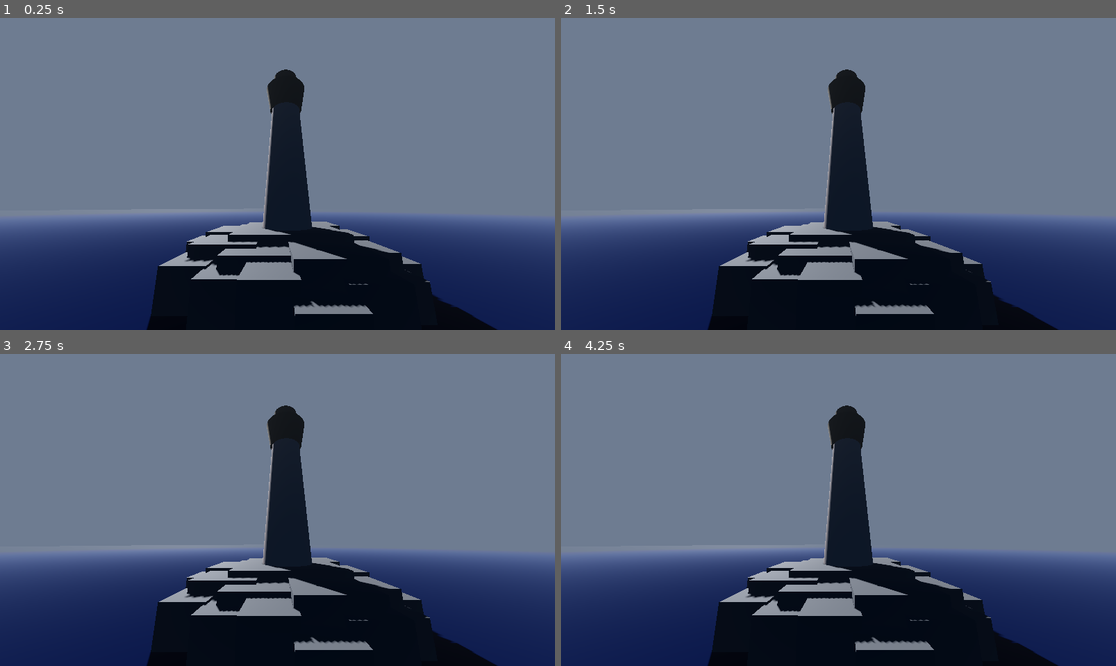
Above: before the commit, frames 1-4 (two rows, left to right).
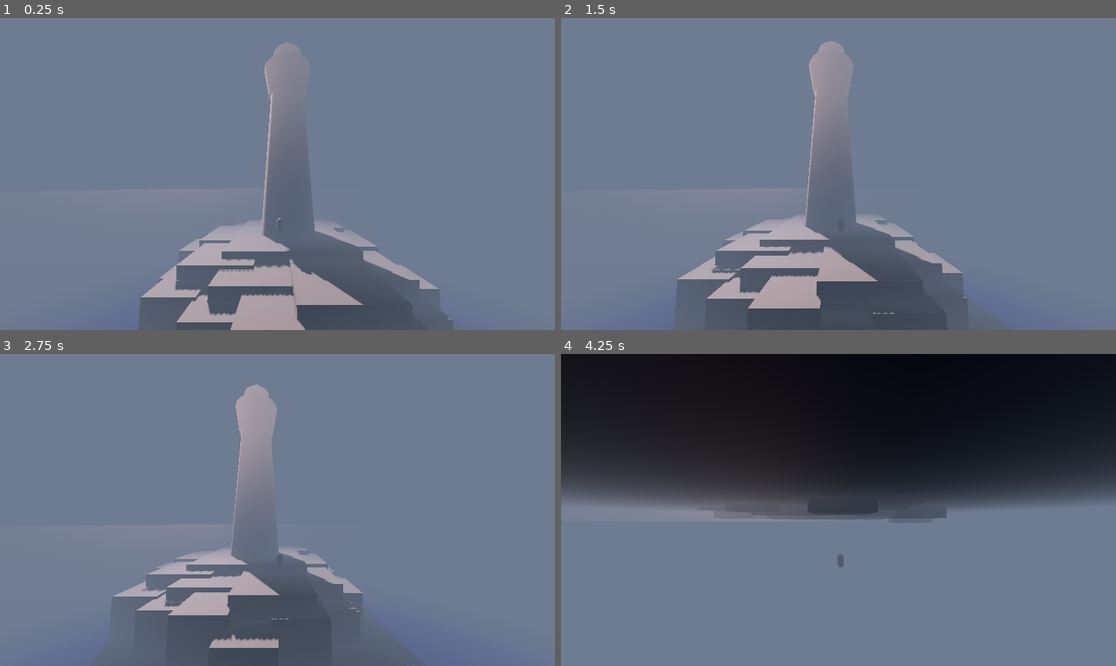
Above: after the commit, the same moments.

Repository: Dissunity/EchoesInTheFog
Game: Godot game, scene res://world.tscn
Same seed, same stepped clock (60 frames per second), same inputs: the game is played once before the commit and once after it.
Inputs:
- Up to frame 1 (0.25 s): no input
- Up to frame 2 (1.5 s): tap Enter (ui_accept) at 0.5, 0.6, 0.77, 1.07, 1.35 s; hold Right (ui_right) 0.53-1.28 s; hold Down (ui_down) from 1.28 s (still down)
- Up to frame 3 (2.75 s): tap Enter (ui_accept) at 1.52, 1.82, 2.1 s; release Down (ui_down) at 2.03 s; hold Right (ui_right) from 2.03 s (still down)
- Up to frame 4 (4.25 s): release Right (ui_right) at 2.78 s; hold Up (ui_up) 2.78-3.53 s; tap Enter (ui_accept) at 2.85, 3.02, 3.32, 3.6, 3.77, 4.07 s; hold Left (ui_left) from 3.53 s (still down)

The runs differ from the first frame. In frame 1, 39% of the frame differs, in the area x 0-100%, y 7-100%; in frame 2, 40%; in frame 3, 40%; in frame 4, 84%, in the area x 0-100%, y 0-100%.

Commit message:
player character, cheap fog

Diff:
--- /dev/null
+++ b/player.gd
@@ -0,0 +1,28 @@
+extends CharacterBody3D
+
+
+const SPEED = 5.0
+const JUMP_VELOCITY = 4.5
+
+
+func _physics_process(delta: float) -> void:
+	# Add the gravity.
+	if not is_on_floor():
+		velocity += get_gravity() * delta
+
+	# Handle jump.
+	if Input.is_action_just_pressed("ui_accept") and is_on_floor():
+		velocity.y = JUMP_VELOCITY
+
+	# Get the input direction and handle the movement/deceleration.
+	# As good practice, you should replace UI actions with custom gameplay actions.
+	var input_dir := Input.get_vector("ui_left", "ui_right", "ui_up", "ui_down")
+	var direction := (transform.basis * Vector3(input_dir.x, 0, input_dir.y)).normalized()
+	if direction:
+		velocity.x = direction.x * SPEED
+		velocity.z = direction.z * SPEED
+	else:
+		velocity.x = move_toward(velocity.x, 0, SPEED)
+		velocity.z = move_toward(velocity.z, 0, SPEED)
+
+	move_and_slide()
--- a/world.tscn
+++ b/world.tscn
@@ -1,7 +1,75 @@
 [gd_scene format=3 uid="uid://c4frtv7b1qxyc"]
 
+[ext_resource type="Script" uid="uid://cgmruux5twss5" path="res://player.gd" id="1_f3sb7"]
+
+[sub_resource type="CylinderMesh" id="CylinderMesh_gv5m4"]
+top_radius = 1000.0
+bottom_radius = 1000.0
+height = 0.1
+
+[sub_resource type="StandardMaterial3D" id="StandardMaterial3D_f3sb7"]
+shading_mode = 2
+albedo_color = Color(0.0736, 0.12288002, 0.32, 1)
+metallic_specular = 0.0
+
+[sub_resource type="BoxMesh" id="BoxMesh_fj7yv"]
+size = Vector3(20, 10, 20)
+
+[sub_resource type="BoxShape3D" id="BoxShape3D_gv5m4"]
+size = Vector3(20, 10, 20)
+
+[sub_resource type="BoxMesh" id="BoxMesh_tlwt5"]
+size = Vector3(10, 8, 10)
+
+[sub_resource type="BoxMesh" id="BoxMesh_gv5m4"]
+size = Vector3(6, 6, 6)
+
+[sub_resource type="CylinderMesh" id="CylinderMesh_f3sb7"]
+flip_faces = true
+top_radius = 3.0
+bottom_radius = 5.0
+height = 30.0
+
+[sub_resource type="StandardMaterial3D" id="StandardMaterial3D_gv5m4"]
+albedo_color = Color(1, 0.89516664, 0.83, 1)
+
+[sub_resource type="CylinderMesh" id="CylinderMesh_fj7yv"]
+material = SubResource("StandardMaterial3D_gv5m4")
+top_radius = 3.5
+bottom_radius = 5.5
+height = 30.0
+
+[sub_resource type="StandardMaterial3D" id="StandardMaterial3D_fj7yv"]
+albedo_color = Color(0.54, 0.44550005, 0.31320003, 1)
+
+[sub_resource type="CylinderMesh" id="CylinderMesh_tlwt5"]
+material = SubResource("StandardMaterial3D_fj7yv")
+top_radius = 5.0
+bottom_radius = 4.0
+height = 6.0
+
+[sub_resource type="StandardMaterial3D" id="StandardMaterial3D_tlwt5"]
+albedo_color = Color(0.54, 0.44550005, 0.31320003, 1)
+
+[sub_resource type="CylinderMesh" id="CylinderMesh_aqk2v"]
+material = SubResource("StandardMaterial3D_tlwt5")
+top_radius = 3.0
+bottom_radius = 3.0
+height = 4.0
+
+[sub_resource type="StandardMaterial3D" id="StandardMaterial3D_aqk2v"]
+albedo_color = Color(0.49, 0.49, 0.49, 1)
+
+[sub_resource type="CylinderMesh" id="CylinderMesh_036b0"]
+material = SubResource("StandardMaterial3D_aqk2v")
+height = 3.0
+
+[sub_resource type="CapsuleShape3D" id="CapsuleShape3D_gv5m4"]
+
+[sub_resource type="CapsuleMesh" id="CapsuleMesh_f3sb7"]
+
 [sub_resource type="Environment" id="Environment_gv5m4"]
-background_mode = 1
+background_color = Color(0.38507113, 0.38507116, 0.38507113, 1)
 ambient_light_source = 2
 ambient_light_color = Color(0.028900003, 0.08533998, 0.17, 1)
 fog_enabled = true
@@ -10,76 +78,14 @@
 fog_sun_scatter = 0.11
 fog_density = 1.0
 fog_depth_begin = 0.0
-fog_depth_end = 500.0
-
-[sub_resource type="CylinderMesh" id="CylinderMesh_gv5m4"]
-top_radius = 1000.0
-bottom_radius = 1000.0
-height = 0.1
-
-[sub_resource type="StandardMaterial3D" id="StandardMaterial3D_f3sb7"]
-shading_mode = 2
-albedo_color = Color(0.0736, 0.12288002, 0.32, 1)
-metallic_specular = 0.0
-
-[sub_resource type="BoxMesh" id="BoxMesh_fj7yv"]
-size = Vector3(20, 10, 20)
-
-[sub_resource type="BoxMesh" id="BoxMesh_tlwt5"]
-size = Vector3(10, 8, 10)
-
-[sub_resource type="BoxMesh" id="BoxMesh_gv5m4"]
-size = Vector3(6, 6, 6)
-
-[sub_resource type="CylinderMesh" id="CylinderMesh_f3sb7"]
-flip_faces = true
-top_radius = 3.0
-bottom_radius = 5.0
-height = 30.0
-
-[sub_resource type="StandardMaterial3D" id="StandardMaterial3D_gv5m4"]
-albedo_color = Color(1, 0.89516664, 0.83, 1)
-
-[sub_resource type="CylinderMesh" id="CylinderMesh_fj7yv"]
-material = SubResource("StandardMaterial3D_gv5m4")
-top_radius = 3.5
-bottom_radius = 5.5
-height = 30.0
-
-[sub_resource type="StandardMaterial3D" id="StandardMaterial3D_fj7yv"]
-albedo_color = Color(0.54, 0.44550005, 0.31320003, 1)
-
-[sub_resource type="CylinderMesh" id="CylinderMesh_tlwt5"]
-material = SubResource("StandardMaterial3D_fj7yv")
-top_radius = 5.0
-bottom_radius = 4.0
-height = 6.0
-
-[sub_resource type="StandardMaterial3D" id="StandardMaterial3D_tlwt5"]
-albedo_color = Color(0.54, 0.44550005, 0.31320003, 1)
-
-[sub_resource type="CylinderMesh" id="CylinderMesh_aqk2v"]
-material = SubResource("StandardMaterial3D_tlwt5")
-top_radius = 3.0
-bottom_radius = 3.0
-height = 4.0
-
-[sub_resource type="StandardMaterial3D" id="StandardMaterial3D_aqk2v"]
-albedo_color = Color(0.49, 0.49, 0.49, 1)
-
-[sub_resource type="CylinderMesh" id="CylinderMesh_036b0"]
-material = SubResource("StandardMaterial3D_aqk2v")
-height = 3.0
+fog_depth_end = 50.0
+volumetric_fog_density = 0.01
 
 [node name="World" type="Node3D" unique_id=691108467]
-
-[node name="Camera3D" type="Camera3D" parent="." unique_id=886325403]
-transform = Transform3D(1, 0, 0, 0, 0.9787244, -0.20517935, 0, 0.20517935, 0.9787244, -2.1156616, 12.693245, 36.249912)
-environment = SubResource("Environment_gv5m4")
-fov = 90.0
 
 [node name="DirectionalLight3D" type="DirectionalLight3D" parent="." unique_id=2069508969]
 transform = Transform3D(-0.8562053, 0.31130692, -0.41231117, 0.02547905, 0.82254183, 0.56813323, 0.51600707, 0.47593355, -0.7121966, 0, 19.727184, 13.390049)
+light_color = Color(1, 0.79721934, 0.72160006, 1)
 shadow_enabled = true
 sky_mode = 1
 
@@ -93,6 +99,11 @@
 transform = Transform3D(1, 0, 0, 0, 1, 0, 0, 0, 1, 0, 3.289606, 0)
 mesh = SubResource("BoxMesh_fj7yv")
 
+[node name="StaticBody3D" type="StaticBody3D" parent="Island/MeshInstance3D2" unique_id=99956317]
+
+[node name="CollisionShape3D" type="CollisionShape3D" parent="Island/MeshInstance3D2/StaticBody3D" unique_id=1216103500]
+shape = SubResource("BoxShape3D_gv5m4")
+
 [node name="MeshInstance3D3" type="MeshInstance3D" parent="Island" unique_id=881354204]
 transform = Transform3D(1, 0, 0, 0, 1, 0, 0, 0, 1, 4.569071, 3.289607, 13.435338)
 mesh = SubResource("BoxMesh_tlwt5")
@@ -230,3 +241,24 @@
 [node name="MeshInstance3D5" type="MeshInstance3D" parent="Lighthouse" unique_id=1934085992]
 transform = Transform3D(1, 0, 0, 0, 1, 0, 0, 0, 1, 0, 47.77694, 0)
 mesh = SubResource("CylinderMesh_036b0")
+
+[node name="OmniLight3D" type="OmniLight3D" parent="Lighthouse" unique_id=484169735]
+transform = Transform3D(1, 0, 0, 0, 1, 0, 0, 0, 1, 0, 36.55909, 0)
+omni_range = 167.034
+
+[node name="Player" type="CharacterBody3D" parent="." unique_id=1708846250]
+transform = Transform3D(1, 0, 0, 0, 1, 0, 0, 0, 1, -1.755568, 11.708874, 7.604026)
+axis_lock_angular_x = true
+axis_lock_angular_z = true
+script = ExtResource("1_f3sb7")
+
+[node name="CollisionShape3D" type="CollisionShape3D" parent="Player" unique_id=1065334511]
+shape = SubResource("CapsuleShape3D_gv5m4")
+
+[node name="MeshInstance3D" type="MeshInstance3D" parent="Player" unique_id=2019052881]
+mesh = SubResource("CapsuleMesh_f3sb7")
+
+[node name="Camera3D" type="Camera3D" parent="Player" unique_id=886325403]
+transform = Transform3D(1, 0, 0, 0, 0.99715894, -0.07532677, 0, 0.07532677, 0.99715894, -0.3600936, 6.1511803, 25.173069)
+environment = SubResource("Environment_gv5m4")
+fov = 90.0
Not shown, added: player.gd.uid
